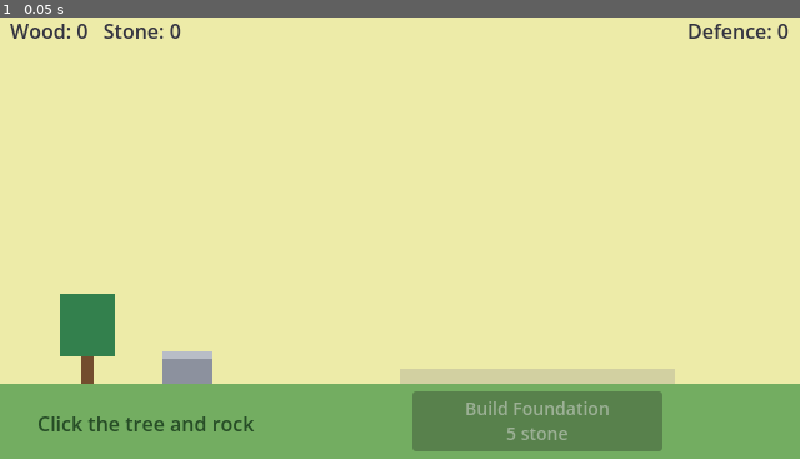
Above: before the commit, frame 1.
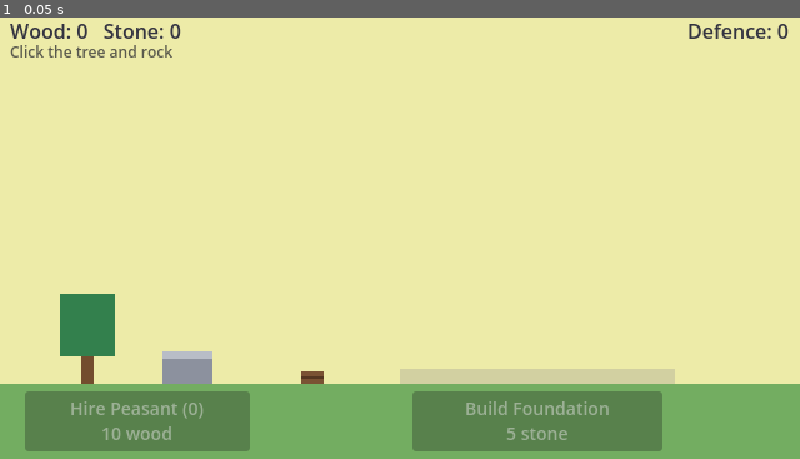
Above: after the commit, the same moment.

Repository: henrikmoepe-del/basebygger
Game: Godot game, scene res://scenes/main.tscn
The game is run twice, just before and just after one commit, with the same random seed, the same clock (stepped at 60 frames per second) and the same inputs.
Inputs:
- Up to frame 1 (0.05 s): no input

The runs differ from the first frame. In frame 1, 4.0% of the frame differs, in the area x 1-41%, y 6-99%.

Commit message:
Add hireable peasants that gather automatically
Peasants cost wood (price rises 50% per hire), walk to the tree or
rock, work, and carry one resource back to a stockpile. They
alternate between wood and stone.

Co-Authored-By: Claude Opus 5.5 <noreply@anthropic.com>

Diff:
--- a/scenes/main.tscn
+++ b/scenes/main.tscn
@@ -3,6 +3,7 @@
 [ext_resource type="Script" path="res://scripts/gather_spot.gd" id="1_gather"]
 [ext_resource type="Script" path="res://scripts/hud.gd" id="2_hud"]
 [ext_resource type="Script" path="res://scripts/castle.gd" id="3_castle"]
+[ext_resource type="Script" path="res://scripts/peasants.gd" id="4_peasants"]
 
 [node name="Main" type="Node2D"]
 
@@ -34,6 +35,12 @@
 [node name="Castle" type="Node2D" parent="."]
 position = Vector2(430, 300)
 script = ExtResource("3_castle")
+
+[node name="Peasants" type="Node2D" parent="." node_paths=PackedStringArray("tree", "rock")]
+position = Vector2(0, 300)
+script = ExtResource("4_peasants")
+tree = NodePath("../Tree")
+rock = NodePath("../Rock")
 
 [node name="HUD" type="CanvasLayer" parent="."]
 script = ExtResource("2_hud")
@@ -69,11 +76,22 @@
 theme_override_font_sizes/font_size = 14
 text = "Build"
 
+[node name="HireButton" type="Button" parent="HUD"]
+unique_name_in_owner = true
+offset_left = 20.0
+offset_top = 306.0
+offset_right = 200.0
+offset_bottom = 354.0
+focus_mode = 0
+theme_override_font_sizes/font_size = 14
+text = "Hire Peasant"
+
 [node name="HintLabel" type="Label" parent="HUD"]
-offset_left = 30.0
-offset_top = 320.0
+offset_left = 8.0
+offset_top = 26.0
 offset_right = 220.0
-offset_bottom = 344.0
+offset_bottom = 46.0
 mouse_filter = 2
-theme_override_colors/font_color = Color(0.15, 0.3, 0.15, 1)
+theme_override_colors/font_color = Color(0.35, 0.35, 0.3, 1)
+theme_override_font_sizes/font_size = 12
 text = "Click the tree and rock"
--- a/scripts/game_state.gd
+++ b/scripts/game_state.gd
@@ -5,11 +5,16 @@
 signal resources_changed
 signal castle_changed
 
+signal peasants_changed
+
 const CastleData = preload("res://scripts/castle_data.gd")
+const PEASANT_BASE_COST := 10
+const PEASANT_COST_GROWTH := 1.5
 
 var resources := {"wood": 0, "stone": 0}
 ## How many castle pieces are built, in CastleData.PIECES order.
 var built_count := 0
+var peasants := 0
 
 
 func add_resource(type: String, amount: int) -> void:
@@ -31,15 +36,35 @@
 	return CastleData.PIECES[built_count]
 
 
+## Pays the cost if affordable. Returns false (and takes nothing) if not.
+func spend(cost: Dictionary) -> bool:
+	if not can_afford(cost):
+		return false
+	for type: String in cost:
+		resources[type] -= cost[type]
+	resources_changed.emit()
+	return true
+
+
 func build_next() -> bool:
 	var piece := next_piece()
-	if piece.is_empty() or not can_afford(piece.cost):
+	if piece.is_empty() or not spend(piece.cost):
 		return false
-	for type: String in piece.cost:
-		resources[type] -= piece.cost[type]
 	built_count += 1
-	resources_changed.emit()
 	castle_changed.emit()
+	return true
+
+
+## Each peasant costs more than the last (the classic incremental curve).
+func peasant_cost() -> Dictionary:
+	return {"wood": ceili(PEASANT_BASE_COST * pow(PEASANT_COST_GROWTH, peasants))}
+
+
+func hire_peasant() -> bool:
+	if not spend(peasant_cost()):
+		return false
+	peasants += 1
+	peasants_changed.emit()
 	return true
 
 
--- a/scripts/hud.gd
+++ b/scripts/hud.gd
@@ -4,18 +4,25 @@
 @onready var resources_label: Label = %ResourcesLabel
 @onready var defence_label: Label = %DefenceLabel
 @onready var build_button: Button = %BuildButton
+@onready var hire_button: Button = %HireButton
 
 
 func _ready() -> void:
 	GameState.resources_changed.connect(_refresh)
 	GameState.castle_changed.connect(_refresh)
+	GameState.peasants_changed.connect(_refresh)
 	build_button.pressed.connect(GameState.build_next)
+	hire_button.pressed.connect(GameState.hire_peasant)
 	_refresh()
 
 
 func _refresh() -> void:
 	resources_label.text = "Wood: %d   Stone: %d" % [GameState.resources.wood, GameState.resources.stone]
 	defence_label.text = "Defence: %d" % GameState.total_defence()
+
+	var hire_cost := GameState.peasant_cost()
+	hire_button.text = "Hire Peasant (%d)\n%s" % [GameState.peasants, _cost_text(hire_cost)]
+	hire_button.disabled = not GameState.can_afford(hire_cost)
 
 	var piece := GameState.next_piece()
 	if piece.is_empty():
--- /dev/null
+++ b/scripts/peasant.gd
@@ -0,0 +1,47 @@
+extends Node2D
+## One peasant: walks to a gather spot, works, carries one resource home,
+## and repeats. Drawn with placeholder shapes until we have real art.
+
+enum State { TO_WORK, WORKING, TO_HOME }
+
+const CARRY_COLORS := {"wood": Color(0.48, 0.32, 0.20), "stone": Color(0.55, 0.57, 0.62)}
+
+var resource_type := "wood"
+var work_x := 0.0
+var home_x := 0.0
+var speed := 50.0
+var work_time := 1.0
+
+var _state := State.TO_WORK
+var _timer := 0.0
+
+
+func _process(delta: float) -> void:
+	match _state:
+		State.TO_WORK:
+			if _walk_to(work_x, delta):
+				_state = State.WORKING
+				_timer = work_time
+		State.WORKING:
+			_timer -= delta
+			if _timer <= 0.0:
+				_state = State.TO_HOME
+				queue_redraw()
+		State.TO_HOME:
+			if _walk_to(home_x, delta):
+				GameState.add_resource(resource_type, 1)
+				_state = State.TO_WORK
+				queue_redraw()
+
+
+func _draw() -> void:
+	draw_rect(Rect2(-3, -10, 6, 10), Color(0.30, 0.38, 0.62))
+	draw_rect(Rect2(-2, -14, 4, 4), Color(0.93, 0.76, 0.62))
+	if _state == State.TO_HOME:
+		draw_rect(Rect2(-3, -19, 6, 4), CARRY_COLORS[resource_type])
+
+
+## Moves towards x and returns true once there.
+func _walk_to(x: float, delta: float) -> bool:
+	position.x = move_toward(position.x, x, speed * delta)
+	return is_equal_approx(position.x, x)
--- /dev/null
+++ b/scripts/peasants.gd
@@ -0,0 +1,34 @@
+extends Node2D
+## Spawns one walking peasant for every peasant hired in GameState,
+## and draws the stockpile they carry resources back to.
+
+const Peasant = preload("res://scripts/peasant.gd")
+
+@export var tree: Node2D
+@export var rock: Node2D
+@export var home_x := 250.0
+
+
+func _ready() -> void:
+	GameState.peasants_changed.connect(_sync)
+	_sync()
+
+
+func _draw() -> void:
+	# Stockpile crate.
+	draw_rect(Rect2(home_x - 9, -10, 18, 10), Color(0.48, 0.32, 0.20))
+	draw_rect(Rect2(home_x - 9, -6, 18, 2), Color(0.33, 0.21, 0.13))
+
+
+func _sync() -> void:
+	while get_child_count() < GameState.peasants:
+		var index := get_child_count()
+		var peasant := Peasant.new()
+		# Alternate jobs so wood and stone both come in.
+		var spot := tree if index % 2 == 0 else rock
+		peasant.resource_type = spot.resource_type
+		peasant.work_x = spot.position.x + randf_range(-6.0, 6.0)
+		peasant.home_x = home_x + randf_range(-6.0, 6.0)
+		peasant.speed *= randf_range(0.9, 1.1)
+		peasant.position.x = peasant.home_x
+		add_child(peasant)
Not shown, added: scripts/castle.gd.uid
Not shown, added: scripts/castle_data.gd.uid
Not shown, added: scripts/game_state.gd.uid
Not shown, added: scripts/gather_spot.gd.uid
Not shown, added: scripts/hud.gd.uid
Not shown, changed: CLAUDE.md
